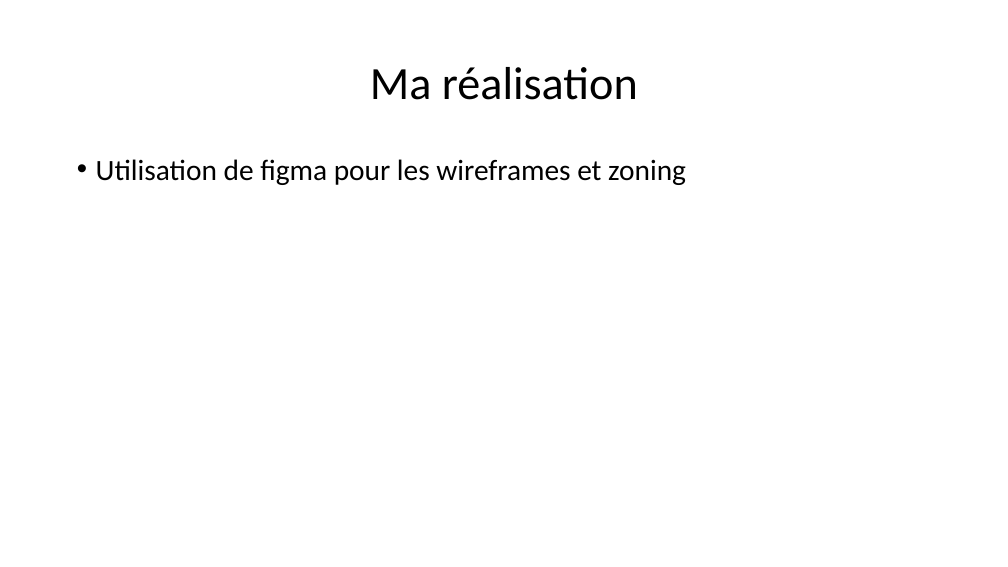
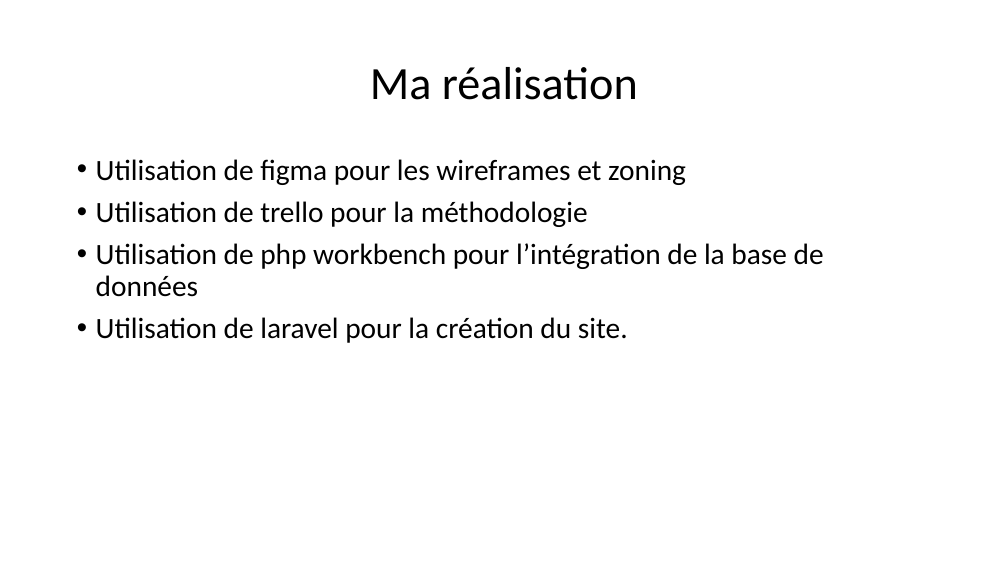
Before and after one commit to Medaille13/Bigscreen_n, a slide deck: slide 11 of Annexe/Bigscreen.pptx. Drawn at 1008x567 pixels with LibreOffice and Linux fonts; fonts in the diff are those of the drawing. Boxes give left, top, right and bottom in pixels: in the first picture for what was removed or moved away, otherwise in the second. Text is boxed around its words. In the diff, an @@ line names an element or a change of style, - is before the commit and + after.

```diff
--- a/Annexe/Bigscreen.pptx
+++ b/Annexe/Bigscreen.pptx
@@ text at <box>96,201,824,343</box>: paragraphs added @@
+• Utilisation de trello pour la méthodologie
+• Utilisation de php workbench pour l’intégration de la base de données
+• Utilisation de laravel pour la création du site.
```
Also in this commit, not shown: 20 other files.
